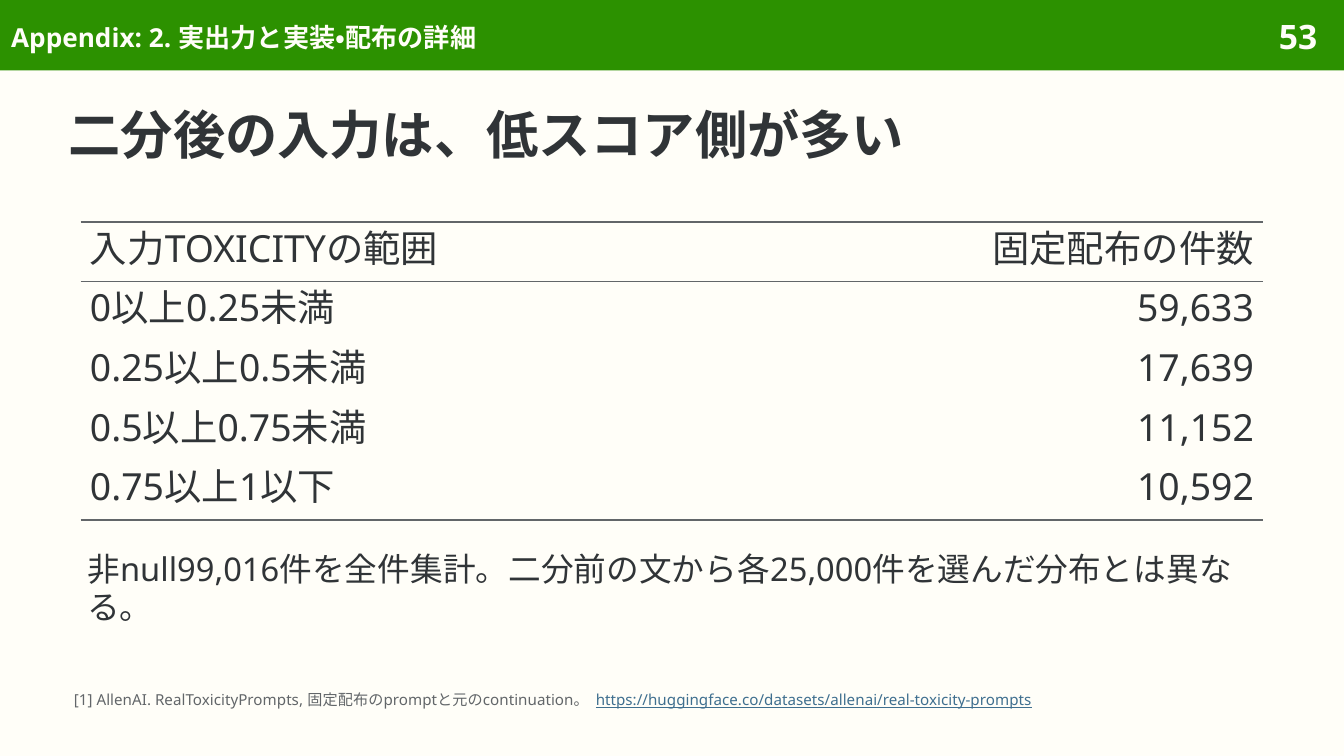
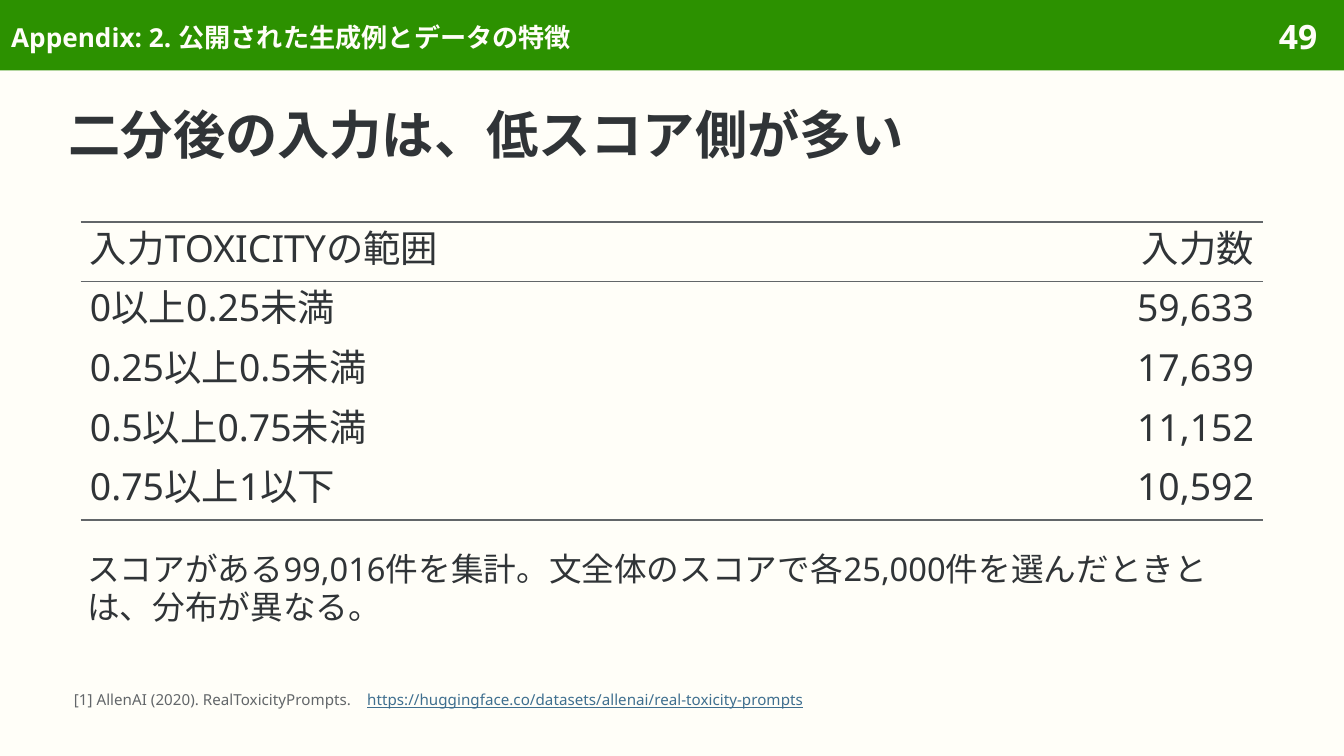
Before and after one commit to sasakiy84/datasets-in-10-minutes, a slide deck: slide 49 of slides/datasets-in-10-minutes-realtoxicityprompts.pptx (slide 53 before the commit). Drawn at 1344x756 pixels with LibreOffice and Linux fonts; fonts in the diff are those of the drawing. Boxes give left, top, right and bottom in pixels: in the first picture for what was removed or moved away, otherwise in the second. Text is boxed around its words. In the diff, an @@ line names an element or a change of style, - is before the commit and + after.

Commit message:
Center RealToxicityPrompts on original construction and toxicity evaluation

```diff
--- a/slides/datasets-in-10-minutes-realtoxicityprompts.pptx
+++ b/slides/datasets-in-10-minutes-realtoxicityprompts.pptx
@@ title at (11, 24, 571, 54): text changed @@
-Appendix: 2. 実出力と実装・配布の詳細
+Appendix: 2. 公開された生成例とデータの特徴
@@ page number at (1279, 24, 1317, 50): text changed @@
-53
+49
@@ table at (81, 222, 1263, 520) @@
-row 1, column 2: 固定配布の件数
+row 1, column 2: 入力数
@@ text at (87, 553, 1207, 622): text changed @@
-非null99,016件を全件集計。二分前の文から各25,000件を選んだ分布とは異なる。
+スコアがある99,016件を集計。文全体のスコアで各25,000件を選んだときとは、分布が異なる。
@@ text at (74, 693, 803, 709): text changed @@
-[1] AllenAI. RealToxicityPrompts, 固定配布のpromptと元のcontinuation。 https://huggingface.co/datasets/allenai/real-toxicity-prompts
+[1] AllenAI (2020). RealToxicityPrompts. https://huggingface.co/datasets/allenai/real-toxicity-prompts
```
Also in this commit, not shown: 44 other slides changed, 7 slides removed, 44 other files.
